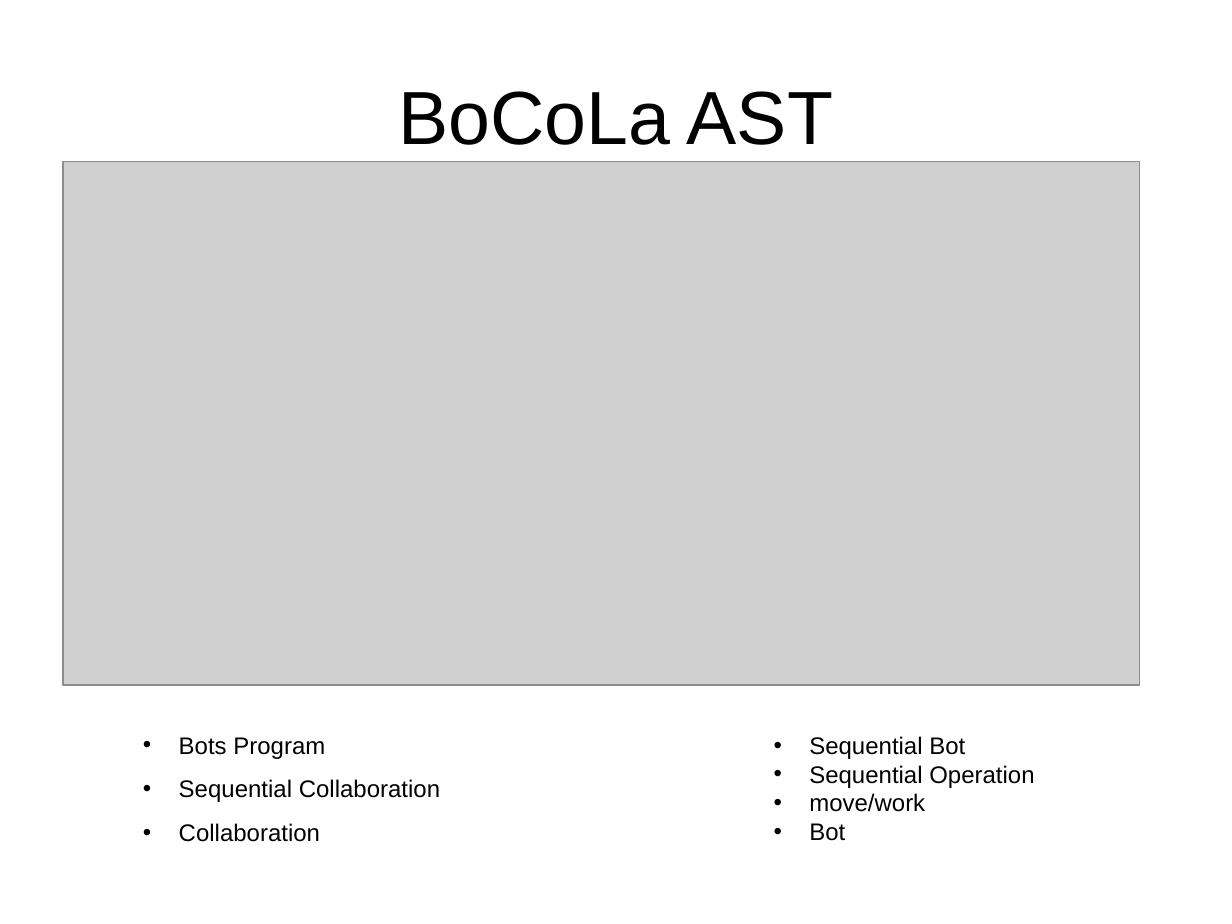
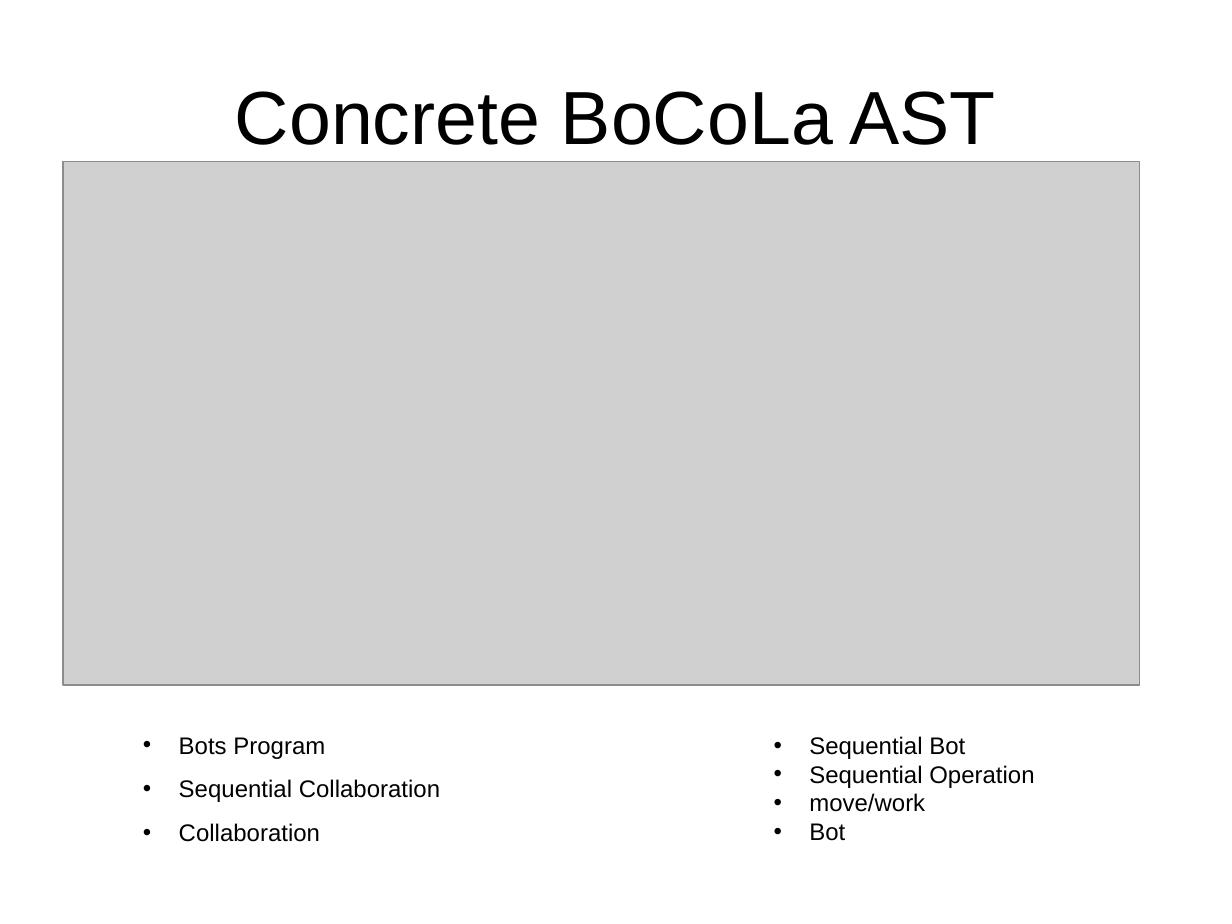
Before and after one commit to isurup/kalle-martin-group, a slide deck: slide 7 of SSE2/slides/project Slides 1.ppt (slide 4 before the commit). Drawn at 1232x924 pixels with LibreOffice and Linux fonts; fonts in the diff are those of the drawing; grey boxes stand for pictures. Boxes give left, top, right and bottom in pixels: in the first picture for what was removed or moved away, otherwise in the second. Text is boxed around its words. In the diff, an @@ line names an element or a change of style, - is before the commit and + after.

```diff
--- a/SSE2/slides/project Slides 1.ppt
+++ b/SSE2/slides/project Slides 1.ppt
@@ title at [235,91,996,145]: text changed @@
-BoCoLa AST
+Concrete BoCoLa AST
```
Also in this commit, not shown: 1 other slide changed, 4 slides added, 1 slide removed.
